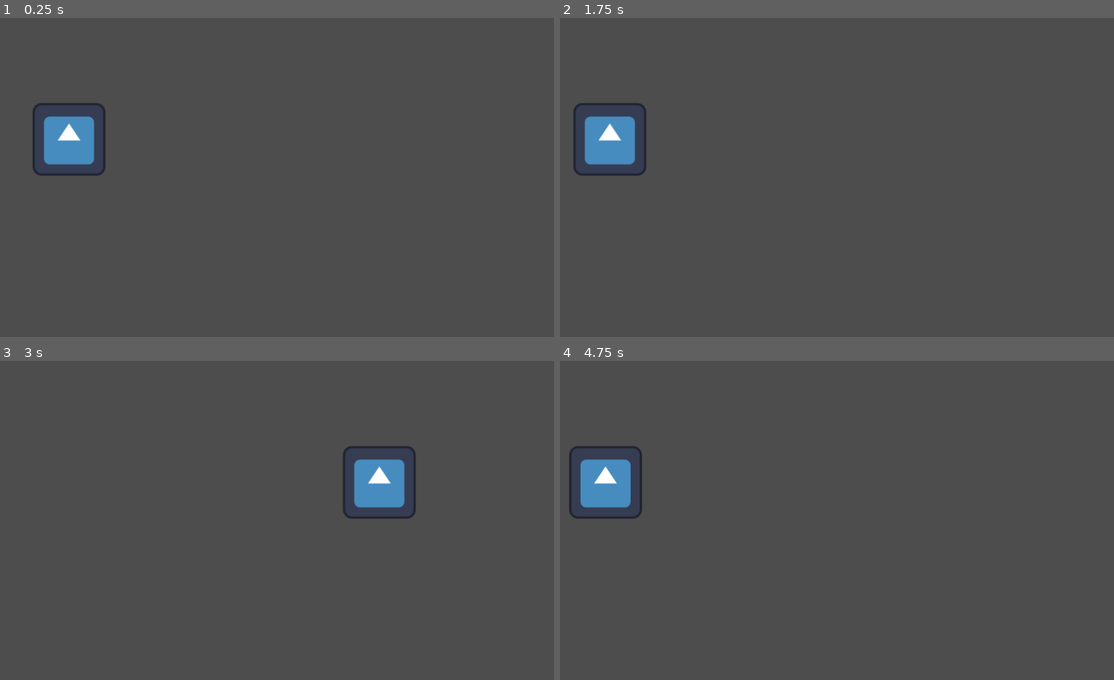
Above: before the commit, frames 1-4 (two rows, left to right).
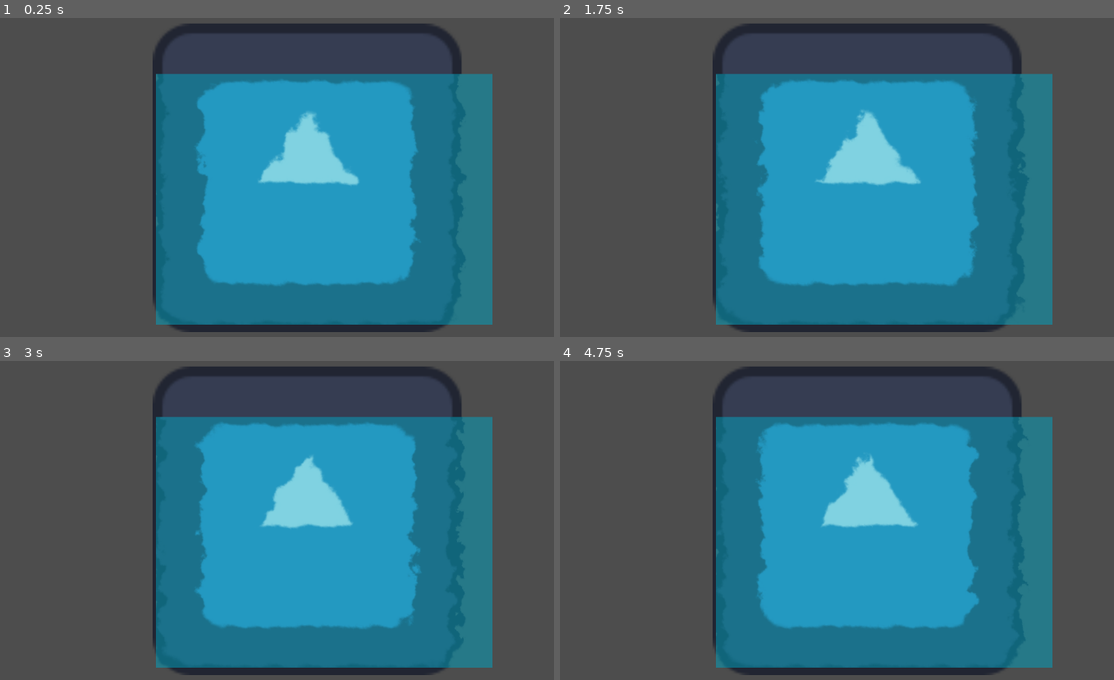
Above: after the commit, the same moments.

Repository: shafayatb/ShaderPlayground
Game: Godot game, scene res://shader_test.tscn
The game is run twice, just before and just after one commit, with the same random seed, the same clock (stepped at 60 frames per second) and the same inputs. The engine's default icon, where the game draws it, is replaced by a stand-in: a white triangle on a blue panel in a dark square.
Inputs:
- Up to frame 1 (0.25 s): no input
- Up to frame 2 (1.75 s): tap Enter (ui_accept) at 0.5, 0.77, 1.52 s
- Up to frame 3 (3 s): no input
- Up to frame 4 (4.75 s): tap Enter (ui_accept) at 3.02, 3.77, 4.52 s

The runs differ from the first frame. In frame 1, 53% of the frame differs, in the area x 5-89%, y 1-99%; in frame 2, 53%, in the area x 2-89%, y 1-99%; in frame 3, 52%; in frame 4, 53%.
Error in both runs: Attempt to call function 'set_shader_parameter' in base 'null instance' on a null instance. (res://blacknwhite.gd:16)

Commit message:
Ripple reflection shader complete

Diff:
--- /dev/null
+++ b/code_shaders/ripple_reflection.tres
@@ -0,0 +1,23 @@
+[gd_resource type="ShaderMaterial" load_steps=4 format=3 uid="uid://csqy25exr08j8"]
+
+[ext_resource type="Shader" uid="uid://c7jfff42r4fod" path="res://code_shaders/ripple_reflections.gdshader" id="1_r1smc"]
+
+[sub_resource type="FastNoiseLite" id="FastNoiseLite_j4lnj"]
+
+[sub_resource type="NoiseTexture2D" id="NoiseTexture2D_ha4oe"]
+seamless = true
+noise = SubResource("FastNoiseLite_j4lnj")
+
+[resource]
+shader = ExtResource("1_r1smc")
+shader_parameter/x_offset = 2.375e-08
+shader_parameter/deg = 0.0
+shader_parameter/speed = 30.0
+shader_parameter/amount = 0.03
+shader_parameter/freq = 1000.0
+shader_parameter/noise = SubResource("NoiseTexture2D_ha4oe")
+shader_parameter/x_amount = 0.9
+shader_parameter/y_amount = 0.5
+shader_parameter/tint = Color(0, 0.647059, 0.764706, 1)
+shader_parameter/scale = Vector2(0, 0)
+shader_parameter/zoom = Vector2(0, 0)
--- a/code_shaders/ripple_reflections.gdshader
+++ b/code_shaders/ripple_reflections.gdshader
@@ -1,13 +1,30 @@
 shader_type canvas_item;
 
 uniform sampler2D SCREEN_TEXTURE : hint_screen_texture, filter_linear_mipmap;
-uniform float x_offset : hint_range(-0.5, 5.0, 0.001);
-uniform float deg : hint_range(0.0, 1000.0, 0.1);
+//uniform float x_offset : hint_range(-0.5, 5.0, 0.001);
+//uniform float deg : hint_range(0.0, 1000.0, 0.1);
+//uniform float freq: hint_range(0.0, 1000.0, 0.5);
 uniform float speed: hint_range(0.0, 500.0, 0.5);
 uniform float amount: hint_range(0.0, 0.5, 0.01);
+uniform sampler2D noise : repeat_enable;
+uniform float x_amount: hint_range(0.0, 1.0, 0.1);
+uniform float y_amount: hint_range(0.0, 1.0, 0.1);
+uniform vec4 tint: source_color;
+uniform vec2 scale;
+uniform vec2 zoom;
 
 void fragment() {
-	float rad = radians(TIME * speed);
-	float sin_offset = sin(rad) * amount;
-	COLOR = texture(SCREEN_TEXTURE, SCREEN_UV + vec2(sin_offset, 0.0));
+	//with sin function. Movement is constant
+	//float rad = radians(TIME * speed + UV.y * freq);
+	//float sin_offset = sin(rad) * sin(rad * 0.23 ) * amount;
+	//float sin_offset = sin(rad) * amount;
+	//COLOR = texture(SCREEN_TEXTURE, SCREEN_UV + vec2(sin_offset, 0.0));
+
+	//random movement
+	float white_value = texture(noise, UV * scale * 0.5 + vec2(TIME * speed/200.0, 0.0)).r;
+	float offset = white_value * amount - amount/2.0;
+	vec2 offset_vector = vec2(offset * x_amount, offset * y_amount);
+	COLOR = texture(SCREEN_TEXTURE, SCREEN_UV + offset_vector * zoom.y);
+	COLOR = mix(COLOR, tint, 0.5);
+
 }
--- /dev/null
+++ b/ripple_tool.gd
@@ -0,0 +1,7 @@
+@tool
+extends Sprite2D
+
+func _process(_delta: float) -> void:
+	material.set_shader_parameter("scale", scale)
+	var zoom = get_viewport().global_canvas_transform.y
+	material.set_shader_parameter("zoom", zoom)
--- a/shader_test.tscn
+++ b/shader_test.tscn
@@ -1,17 +1,10 @@
-[gd_scene load_steps=7 format=3 uid="uid://dc5jevqicwk71"]
+[gd_scene load_steps=6 format=3 uid="uid://dc5jevqicwk71"]
 
-[ext_resource type="Script" uid="uid://ckxoc4e1xhixu" path="res://shader_test.gd" id="1_c1c64"]
-[ext_resource type="Shader" uid="uid://c7jfff42r4fod" path="res://code_shaders/ripple_reflections.gdshader" id="1_p4bue"]
 [ext_resource type="Texture2D" uid="uid://nkserftbik4g" path="res://icon.svg" id="1_v4mft"]
+[ext_resource type="Material" uid="uid://csqy25exr08j8" path="res://code_shaders/ripple_reflection.tres" id="2_p4bue"]
 [ext_resource type="Texture2D" uid="uid://ds4qwmwce4pmc" path="res://blacknwhite.png" id="3_gibmb"]
+[ext_resource type="Script" uid="uid://c83n0ckcoy77w" path="res://ripple_tool.gd" id="3_qdfbv"]
 [ext_resource type="Script" uid="uid://bjgokpep0bj8x" path="res://blacknwhite.gd" id="5_0mdu4"]
-
-[sub_resource type="ShaderMaterial" id="ShaderMaterial_qdfbv"]
-shader = ExtResource("1_p4bue")
-shader_parameter/x_offset = 2.375e-08
-shader_parameter/deg = 0.0
-shader_parameter/speed = 471.5
-shader_parameter/amount = 0.36
 
 [node name="ShaderTest" type="Node2D"]
 
@@ -27,15 +20,16 @@
 mouse_filter = 2
 
 [node name="Icon2" type="Sprite2D" parent="."]
-position = Vector2(560, 293)
+position = Vector2(612, 361)
+scale = Vector2(4.24219, 4.24219)
 texture = ExtResource("1_v4mft")
 
 [node name="Icon" type="Sprite2D" parent="."]
-material = SubResource("ShaderMaterial_qdfbv")
-position = Vector2(567, 317)
-scale = Vector2(9.85938, 5.95312)
+material = ExtResource("2_p4bue")
+position = Vector2(641.5, 398.5)
+scale = Vector2(4.61719, 3.44531)
 texture = ExtResource("1_v4mft")
-script = ExtResource("1_c1c64")
+script = ExtResource("3_qdfbv")
 
 [node name="Blacknwhite" type="Sprite2D" parent="."]
 visible = false
Not shown, added: ripple_tool.gd.uid
